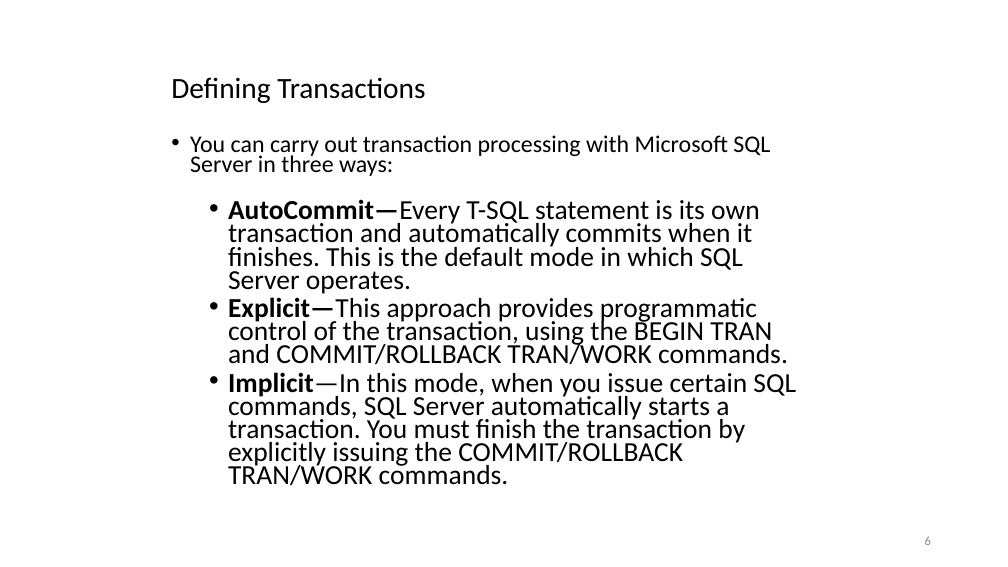
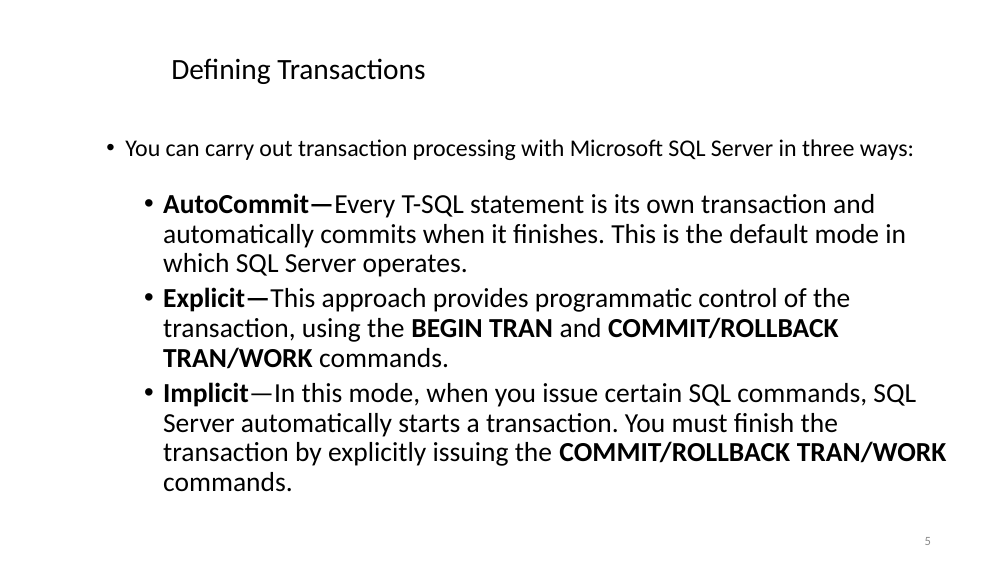
Before and after one commit to nashurgessa/DB-practices, a slide deck: slide 5 of Slides/transaction.pptx (slide 6 before the commit). Drawn at 1008x567 pixels with LibreOffice and Linux fonts; fonts in the diff are those of the drawing. Boxes give left, top, right and bottom in pixels: in the first picture for what was removed or moved away, otherwise in the second. Text is boxed around its words. In the diff, an @@ line names an element or a change of style, - is before the commit and + after.

```diff
--- a/Slides/transaction.pptx
+++ b/Slides/transaction.pptx
@@ title "Defining Transactions": place and size @@
-title "Defining Transactions" at [171,77,425,103]
+title "Defining Transactions" at [171,58,425,84]
@@ text "You can carry out transaction ...": place and size @@
-text "You can carry out transaction ..." at [190,135,796,486]
+text "You can carry out transaction ..." at [125,139,947,492]
@@ text "You can carry out transaction ..." at [125,139,947,492]: bold on in "BEGIN TRAN COMMIT/ROLLBACK TRAN/WORK", "COMMIT/ROLLBACK TRAN/WORK"; line spacing 0.7 to 0.9 @@
```
Also in this commit, not shown: 13 other slides changed, 1 slide removed, 1 other file.
